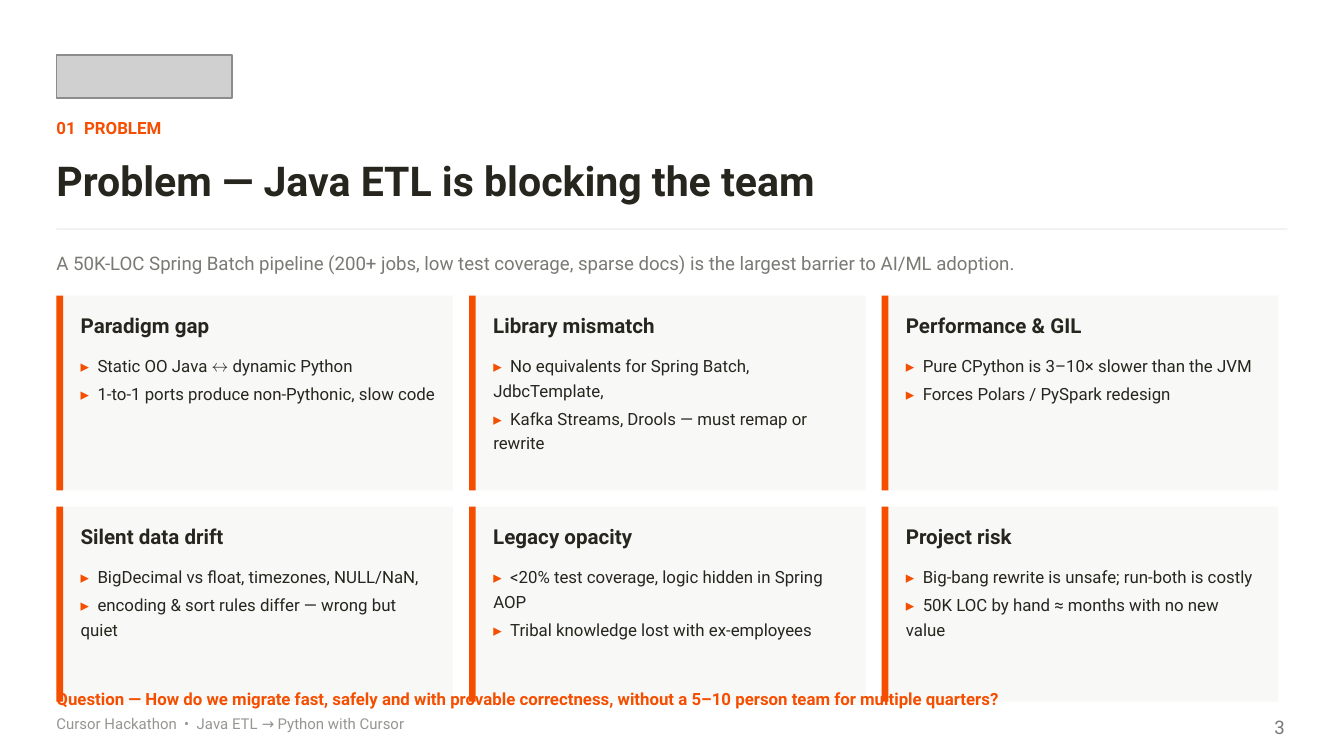
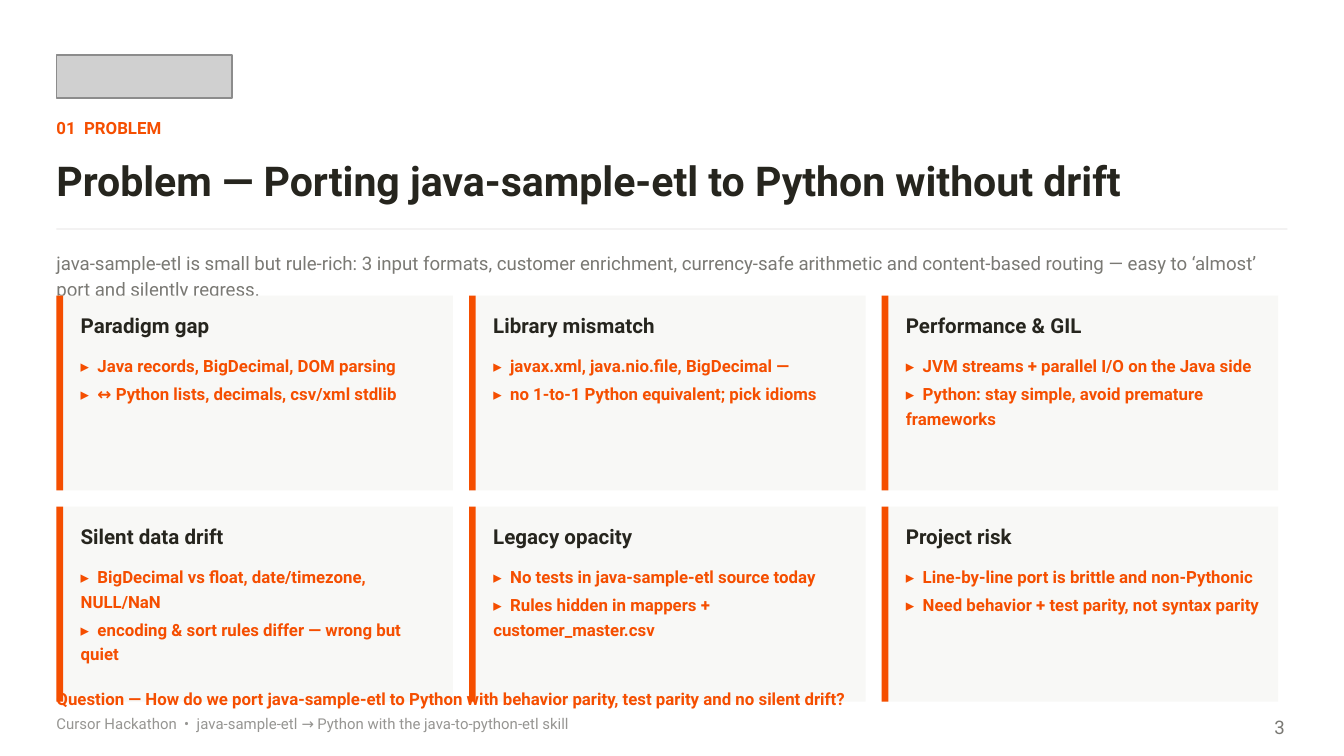
Before and after one commit to anluong-hitachids/cursor_hackathon, a slide deck: slide 3 of AI_Hackathon_Demo.pptx. Drawn at 1344x756 pixels with LibreOffice and Linux fonts; fonts in the diff are those of the drawing; grey boxes stand for pictures. Boxes give left, top, right and bottom in pixels: in the first picture for what was removed or moved away, otherwise in the second. Text is boxed around its words. In the diff, an @@ line names an element or a change of style, - is before the commit and + after.

```diff
--- a/AI_Hackathon_Demo.pptx
+++ b/AI_Hackathon_Demo.pptx
@@ text at [56, 164, 1120, 205]: text changed @@
-Problem — Java ETL is blocking the team
+Problem — Porting java-sample-etl to Python without drift
@@ text at [56, 256, 1256, 302]: text changed @@
-A 50K-LOC Spring Batch pipeline (200+ jobs, low test coverage, sparse docs) is the largest barrier to AI/ML adoption.
+java-sample-etl is small but rule-rich: 3 input formats, customer enrichment, currency-safe arithmetic and content-based routing — easy to ‘almost’ port and silently regress.
@@ text at [97, 359, 396, 404]: text changed; text colour #26251E to #F54E00; bold on @@
-▸ Static OO Java ↔ dynamic Python
-▸ 1-to-1 ports produce non-Pythonic, slow code
+▸ Java records, BigDecimal, DOM parsing
+▸ ↔ Python lists, decimals, csv/xml stdlib
@@ text at [510, 359, 816, 404]: text changed; text colour #26251E to #F54E00; bold on @@
-▸ No equivalents for Spring Batch, JdbcTemplate,
-▸ Kafka Streams, Drools — must remap or rewrite
+▸ javax.xml, java.nio.file, BigDecimal —
+▸ no 1-to-1 Python equivalent; pick idioms
@@ text at [906, 359, 1252, 425]: text changed; text colour #26251E to #F54E00; bold on @@
-▸ Pure CPython is 3–10× slower than the JVM
-▸ Forces Polars / PySpark redesign
+▸ JVM streams + parallel I/O on the Java side
+▸ Python: stay simple, avoid premature frameworks
@@ text at [81, 570, 366, 609]: text changed; text colour #26251E to #F54E00; bold on @@
-▸ BigDecimal vs float, timezones, NULL/NaN,
+▸ BigDecimal vs float, date/timezone, NULL/NaN
@@ text at [493, 570, 816, 638]: text changed; text colour #26251E to #F54E00; bold on @@
-▸ <20% test coverage, logic hidden in Spring AOP
-▸ Tribal knowledge lost with ex-employees
+▸ No tests in java-sample-etl source today
+▸ Rules hidden in mappers + customer_master.csv
@@ text at [923, 570, 1259, 615]: text changed; text colour #26251E to #F54E00; bold on @@
-▸ Big-bang rewrite is unsafe; run-both is costly
-▸ 50K LOC by hand ≈ months with no new value
+▸ Line-by-line port is brittle and non-Pythonic
+▸ Need behavior + test parity, not syntax parity
@@ text at [81, 623, 401, 664]: text colour #26251E to #F54E00, bold on in "encoding & sort rules differ — wrong ..." @@
@@ text at [56, 718, 568, 732]: text changed @@
-Cursor Hackathon • Java ETL → Python with Cursor
+Cursor Hackathon • java-sample-etl → Python with the java-to-python-etl skill
@@ text at [56, 690, 845, 709]: text changed @@
-Question — How do we migrate fast, safely and with provable correctness, without a 5–10 person team for multiple quarters?
+Question — How do we port java-sample-etl to Python with behavior parity, test parity and no silent drift?
```
Also in this commit, not shown: 8 other slides changed.
